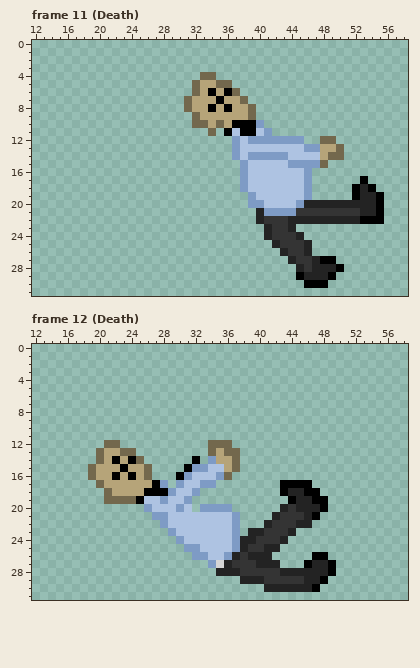
A pixel-art file gets an edit: Assets/Artwork/DeathGuy.aseprite. Above, as it was before the edit.
64x32 pixels, 17 frames. Shown: frame 11 (Death): x 12..58, y 0..31; frame 12 (Death): x 12..58, y 0..31. The commit also changed other frames, which this record leaves out.
Now the later version:
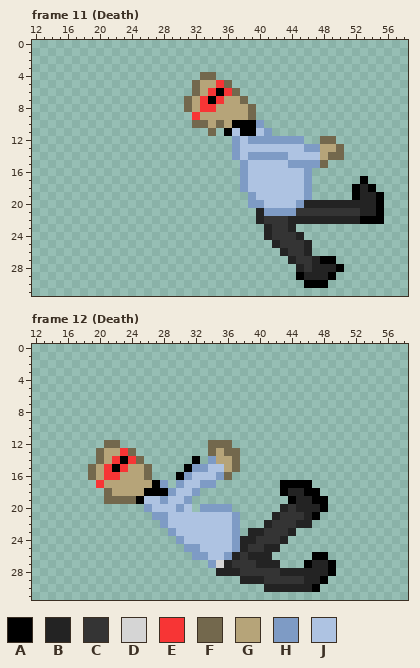
Palette (. is transparent): A #000000  B #232323  C #343434  D #d5d5d5  E #f73535  F #73684d  G #b6a479  H #7e9bc5  J #aec3e2
Edits made:
{"change": "layer \"Red Glasses\" now shown"}
{"where": "frame 11 (Death), layer \"Red Glasses\""}
{"frame":11,"y":5,"x":35,"old":"F","new":"E"}
{"frame":11,"y":6,"x":34,"old":"AGA","new":"EAE"}
{"frame":11,"y":7,"x":33,"old":"GGA","new":"EAE"}
{"frame":11,"y":8,"x":33,"old":"GA","new":"EE"}
{"frame":11,"y":8,"x":36,"old":"A","new":"G"}
{"frame":11,"y":9,"x":32,"old":"F","new":"E"}
{"where": "frame 12 (Death), layer \"Red Glasses\""}
{"frame":12,"y":13,"x":23,"old":"F","new":"E"}
{"frame":12,"y":14,"x":22,"old":"AGA","new":"EAE"}
{"frame":12,"y":15,"x":21,"old":"GGA","new":"EAE"}
{"frame":12,"y":16,"x":21,"old":"GA","new":"EE"}
{"frame":12,"y":16,"x":24,"old":"A","new":"G"}
{"frame":12,"y":17,"x":20,"old":"F","new":"E"}
